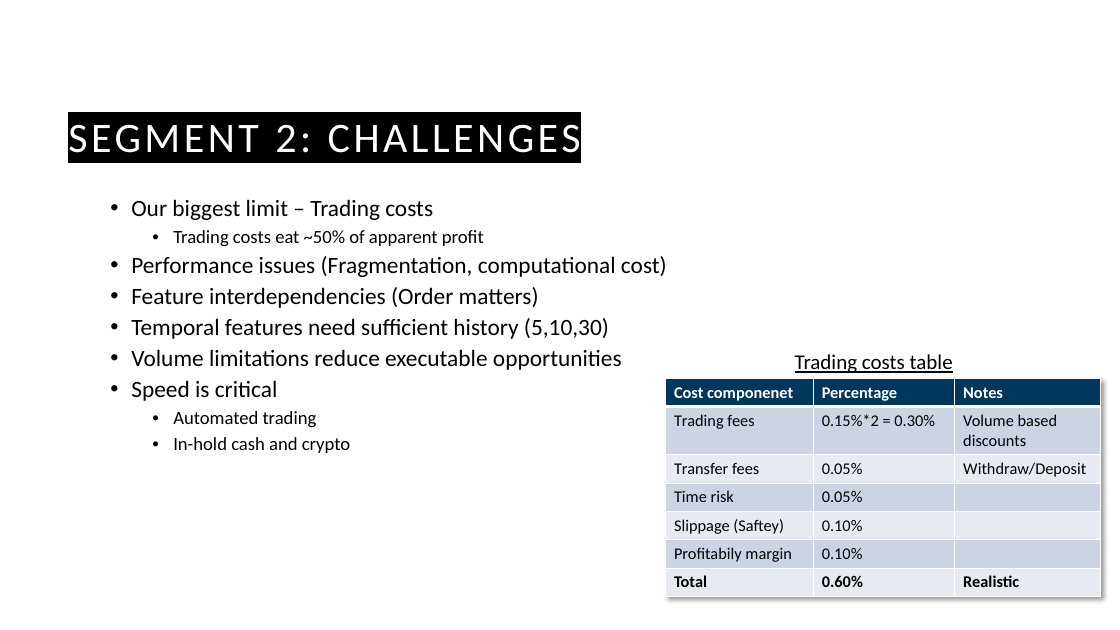
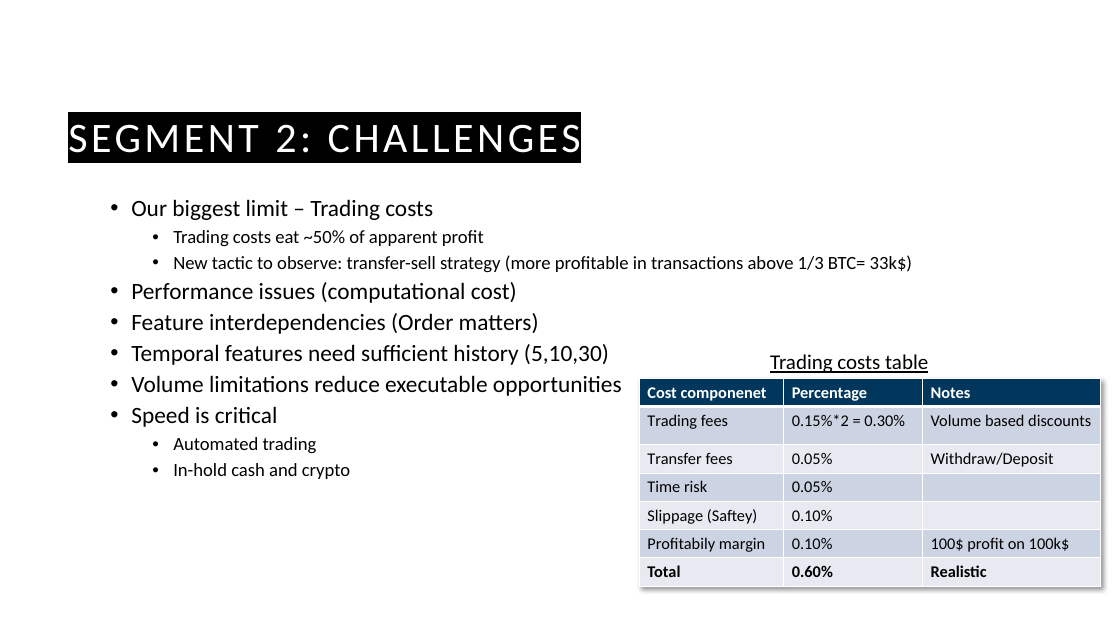
Before and after one commit to guyHarem/TAU_DS_Project, a slide deck: slide 14 of Presentations/Cryto Arbitrage P2.pptx (slide 12 before the commit). Drawn at 1120x630 pixels with LibreOffice and Linux fonts; fonts in the diff are those of the drawing; background and template pictures are left out. Boxes give left, top, right and bottom in pixels: in the first picture for what was removed or moved away, otherwise in the second. Text is boxed around its words. In the diff, an @@ line names an element or a change of style, - is before the commit and + after.

```diff
--- a/Presentations/Cryto Arbitrage P2.pptx
+++ b/Presentations/Cryto Arbitrage P2.pptx
@@ text at box(131, 255, 912, 303): text changed; size 20 to 16 pt @@
-  • Performance issues (Fragmentation, computational cost)
+    • New tactic to observe: transfer-sell strategy (more profitable in transactions above 1/3 BTC= 33k$)
+  • Performance issues (computational cost)
@@ text "Trading costs table": place and size @@
-text "Trading costs table" at box(795, 354, 953, 373)
+text "Trading costs table" at box(770, 354, 928, 373)
@@ table at box(639, 378, 1101, 594) @@
-row 6, column 3: 
+row 6, column 3: 100$ profit on 100k$
@@ table: place and size @@
-table at box(665, 378, 1100, 594)
+table at box(639, 378, 1101, 594)
```
Also in this commit, not shown: 6 other slides changed, 3 slides added, 1 other file.
